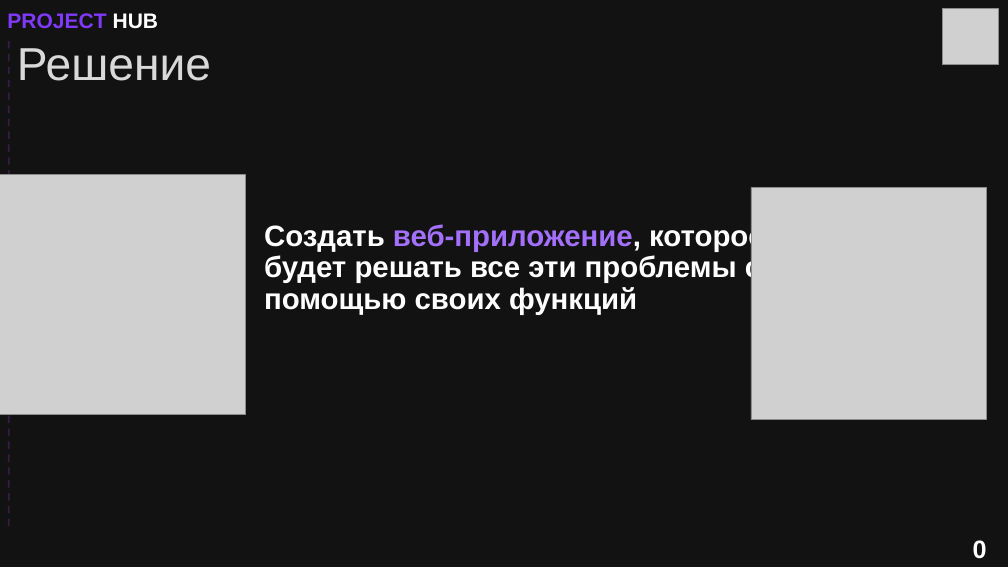
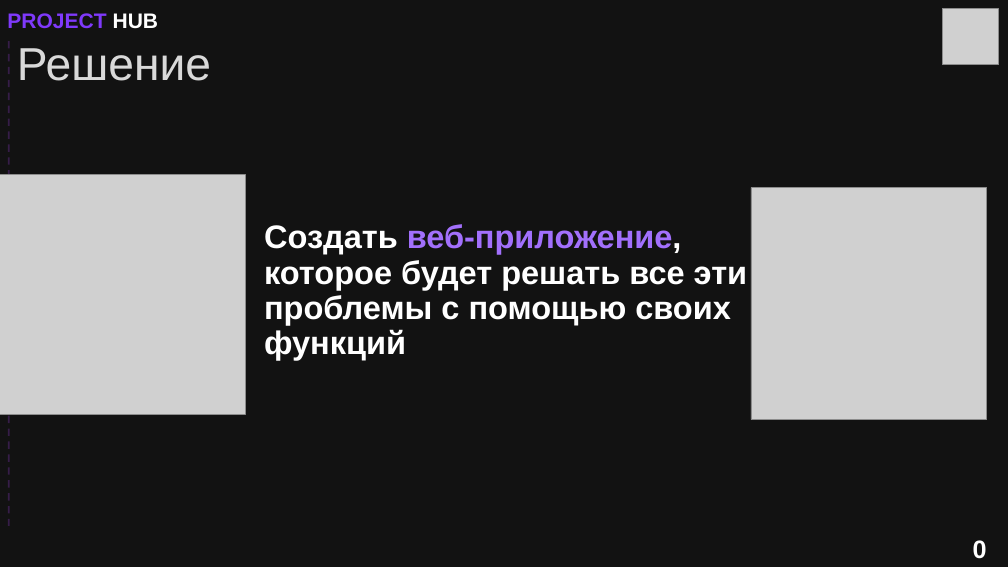
Before and after one commit to vshakitskiy/projecthub, a slide deck: slide 5 of download/projecthub.pptx (slide 4 before the commit). Drawn at 1008x567 pixels with LibreOffice and Linux fonts; fonts in the diff are those of the drawing; grey boxes stand for pictures. Boxes give left, top, right and bottom in pixels: in the first picture for what was removed or moved away, otherwise in the second. Text is boxed around its words. In the diff, an @@ line names an element or a change of style, - is before the commit and + after.

```diff
--- a/download/projecthub.pptx
+++ b/download/projecthub.pptx
@@ text "Создать веб-приложение, которое будет решать ..." at [264,224,747,360]: size 28 to 31 pt @@
```
Also in this commit, not shown: 3 other slides changed, 1 slide removed, 5 other files.
